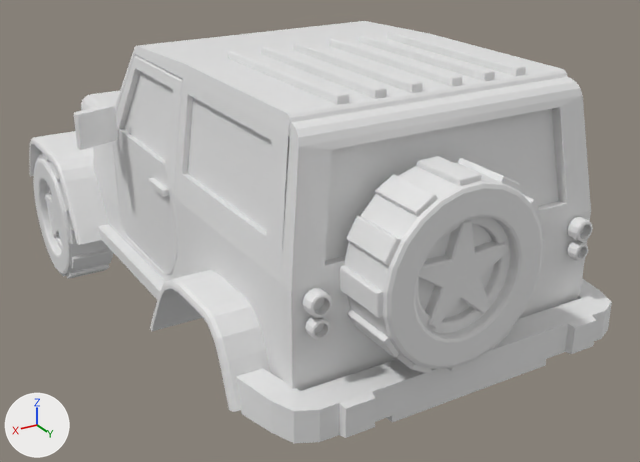
A saved change to the Blender file blender/car.blend.
Before and after are seen from a 50 mm lens placed at (1.465, 2.353, 0.594), pointed at (-0.119, -0.288, -0.727). The lights are fixed; the arrows at lower left show +X, +Y and +Z.

Objects in the first picture: 'chassis', 'door', 'fence', 'lights', 'main', 'mirror', 'roof', 'wheel-inside.001', 'wheel-outside', 'wheel-outside.001', 'windows'.
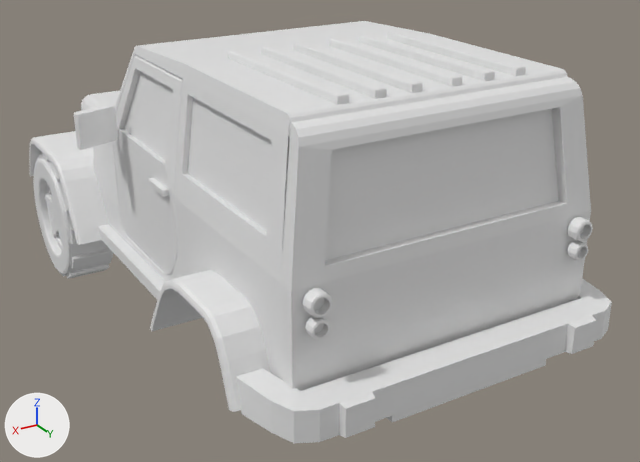
Location of each change, (x1, y1, x2, y2) in pixels of the pictures (640 x 462 px):
'wheel-outside.001', deleted: before (340, 156, 545, 374)
'wheel-inside.001', deleted: before (416, 217, 510, 333)

What the commit changed:
Object 'wheel-outside.001' (ob_wheel_outside_001) is deleted.
Object 'wheel-inside.001' (ob_wheel_inside_001) is deleted.
